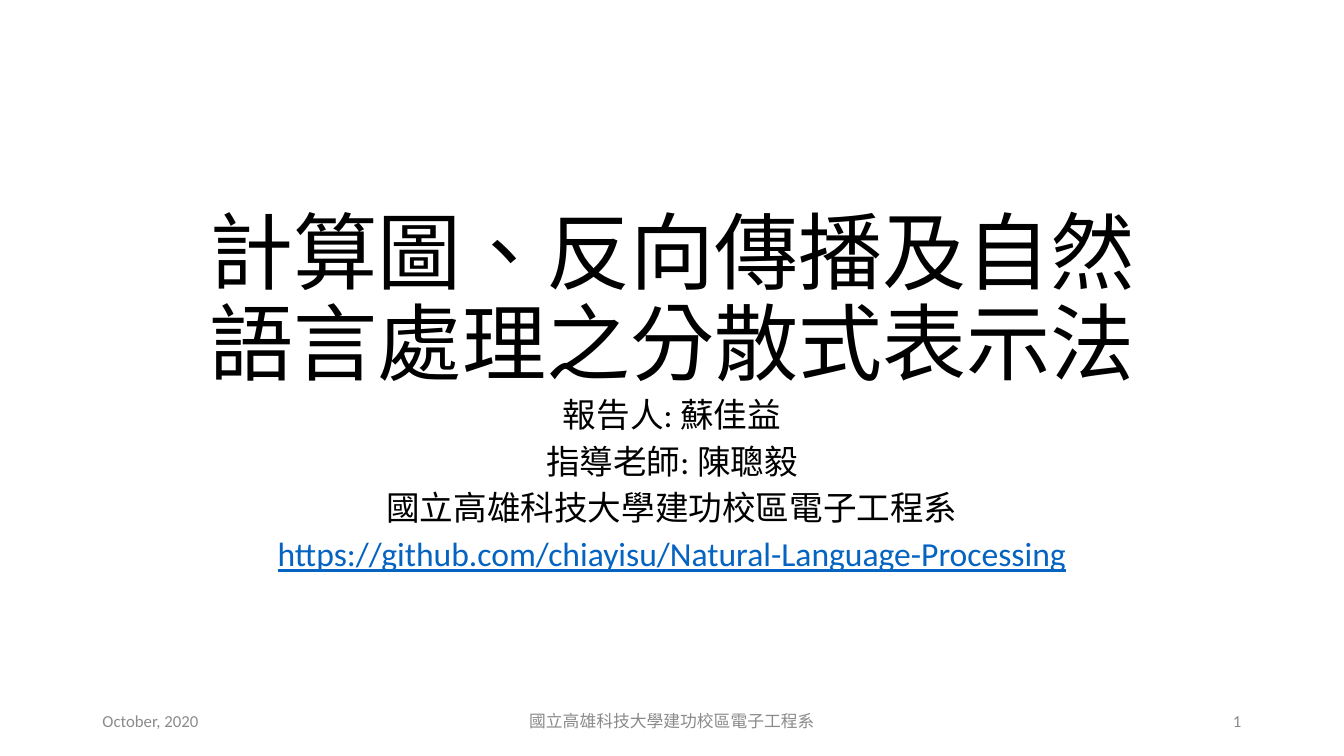
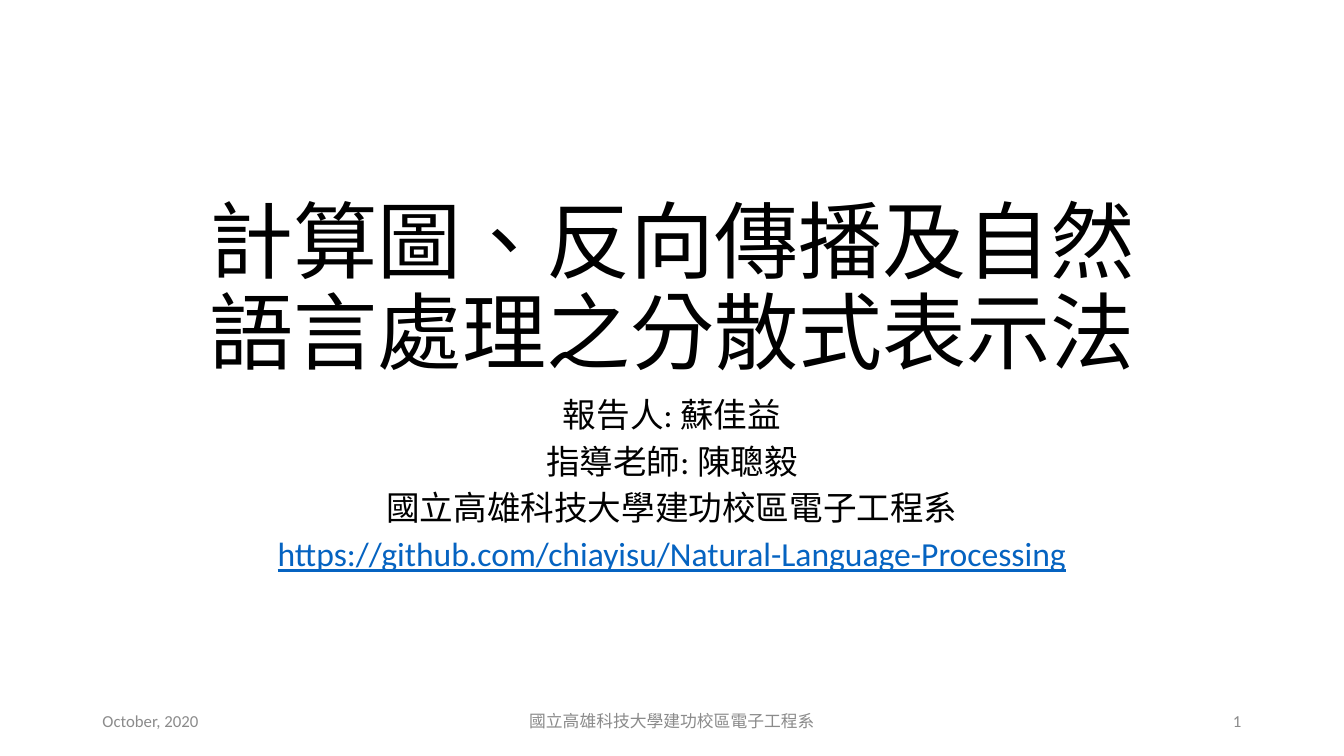
Before and after one commit to chiayisu/Natural-Language-Processing, a slide deck: slide 1 of Slides/PPT/Lecture2.pptx. Drawn at 1344x756 pixels with LibreOffice and Linux fonts; fonts in the diff are those of the drawing; background and template pictures are left out. Boxes give left, top, right and bottom in pixels: in the first picture for what was removed or moved away, otherwise in the second. Text is boxed around its words. In the diff, an @@ line names an element or a change of style, - is before the commit and + after.

```diff
--- a/Slides/PPT/Lecture2.pptx
+++ b/Slides/PPT/Lecture2.pptx
@@ title "計算圖、反向傳播及自然語言處理之分散式表示法": place and size @@
-title "計算圖、反向傳播及自然語言處理之分散式表示法" at [210, 211, 1134, 381]
+title "計算圖、反向傳播及自然語言處理之分散式表示法" at [210, 200, 1134, 370]
```
Also in this commit, not shown: 2 other slides changed, 1 other file.
